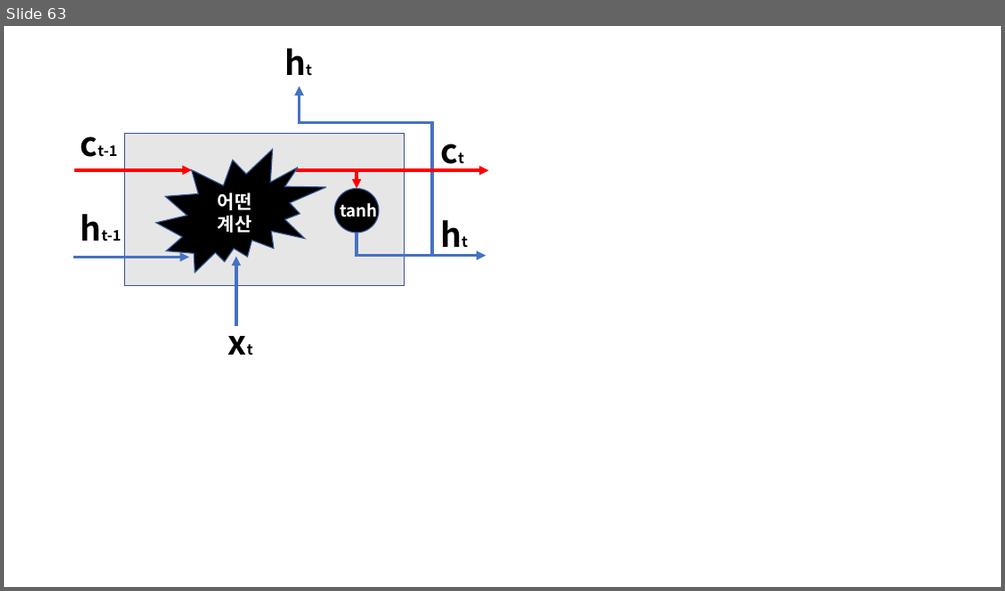
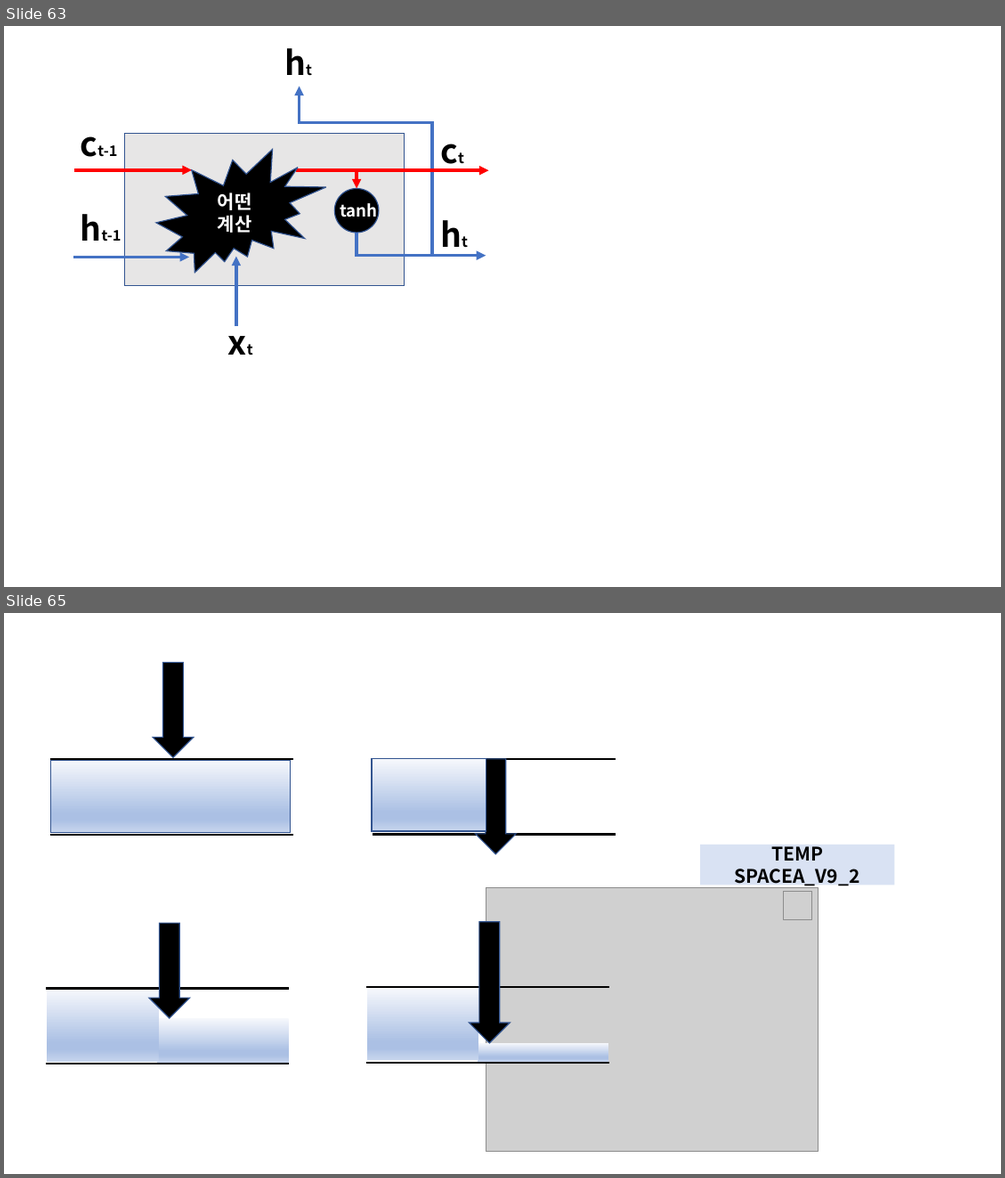
Before and after one commit to DeepHaeJoong/DeepLearningFromScratch_II, a slide deck: 연습용 II.pptm. Shown one above the other, each under a label of ours: slide 63 before the commit, slides 63 and 65 after it; the slides between them are not shown. The pictures are 1005x591 and 1005x1178 pixels, drawn with LibreOffice and Linux fonts; fonts in the diff are those of the drawing; grey boxes stand for pictures. Boxes give left, top, right and bottom in pixels: in the first picture for what was removed or moved away, otherwise in the second. Text is boxed around its words. In the diff, an @@ line names an element or a change of style, - is before the commit and + after.

```diff
--- a/연습용 II.pptm
+++ b/연습용 II.pptm
@@ slide 65 added at bbox=[4, 613, 1001, 1174], background #FFFFFF @@
@@ down arrow added at bbox=[153, 662, 194, 757], fill #000000, outline #325491 1 pt @@
@@ line added from (49, 759) to (292, 759), #000000 2 pt @@
@@ rectangle added at bbox=[50, 761, 290, 833], fill gradient #F6F8FC to #ABC0E4 to #C7D5ED, outline #325491 1 pt @@
@@ rectangle added at bbox=[372, 759, 486, 831], fill gradient #F6F8FC to #ABC0E4 to #C7D5ED, outline #325491 1 pt @@
@@ line added from (372, 759) to (615, 759), #000000 2 pt @@
@@ down arrow added at bbox=[475, 759, 517, 854], fill #000000, outline #325491 1 pt @@
@@ line added from (49, 835) to (292, 835), #000000 2 pt @@
@@ line added from (372, 835) to (615, 835), #000000 2 pt @@
@@ rectangle added at bbox=[700, 844, 895, 884], fill #4472C4 at 20% opacity, 18 pt, text #000000, bold @@
+TEMP SPACEA_V9_2
@@ picture added at bbox=[485, 887, 817, 1151] @@
@@ picture added at bbox=[783, 892, 812, 920] @@
@@ down arrow added at bbox=[149, 923, 190, 1018], fill #000000, outline #325491 1 pt @@
@@ down arrow added at bbox=[469, 922, 510, 1043], fill #000000, outline #325491 1 pt @@
@@ line added from (46, 989) to (289, 989), #000000 2 pt @@
@@ rectangle added at bbox=[48, 989, 159, 1062], fill gradient #F6F8FC to #ABC0E4 to #C7D5ED @@
@@ line added from (366, 987) to (609, 987), #000000 2 pt @@
@@ rectangle added at bbox=[367, 989, 479, 1061], fill gradient #F6F8FC to #ABC0E4 to #C7D5ED @@
@@ rectangle added at bbox=[157, 1018, 289, 1062], fill gradient #F6F8FC to #ABC0E4 to #C7D5ED @@
@@ line added from (46, 1064) to (289, 1064), #000000 2 pt @@
@@ line added from (366, 1062) to (609, 1062), #000000 2 pt @@
@@ rectangle added at bbox=[477, 1043, 609, 1062], fill gradient #F6F8FC to #ABC0E4 to #C7D5ED @@
```
Also in this commit, not shown: 1 other slide added, 2 slides removed, 1 other file.
